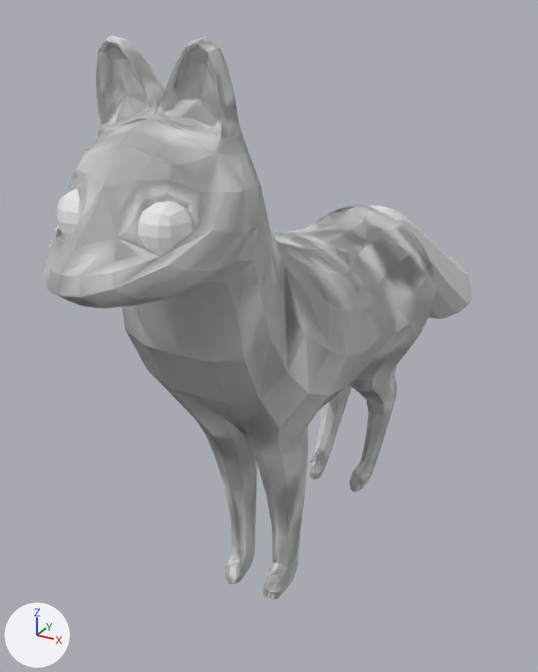
One commit to the Blender file 14.05.2025_Fox.blend: the scene before it, then after it.
The view is the same before and after, from a 50 mm lens placed at (3.64, -7.45, 3.1), pointed at (-0.72, 0.48, -0.86). The lights are fixed; the arrows at lower left show +X, +Y and +Z.

The first picture shows 'Fox'.
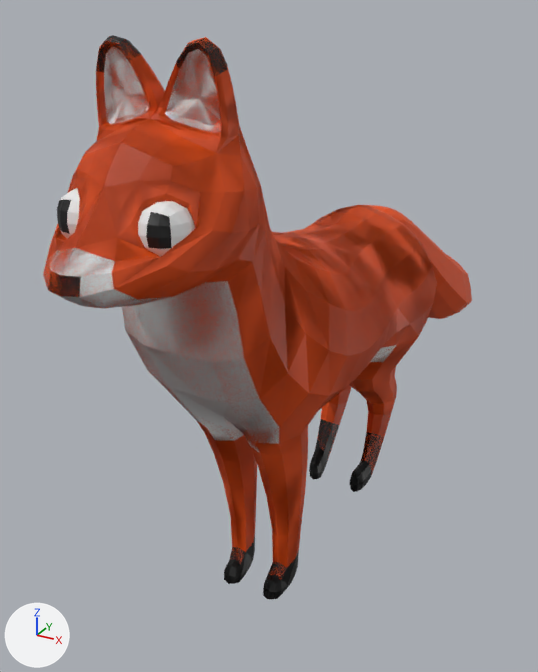
Commit message: Added color

Boxes [x1, y1, x2, y2] around the edits, measured in the pictures (538 x 672 px):
part 1 of me_mesh, recoloured
    both: [44, 37, 472, 580]
part 2 of me_mesh, recoloured (white to black)
    both: [309, 419, 384, 492]
part 3 of me_mesh, recoloured (white to black)
    both: [224, 536, 299, 599]
part 4 of me_mesh, recoloured (white to black)
    both: [48, 35, 227, 297]

Patch to the scene script:
```diff
--- a/14.05.2025_Fox.blend.py
+++ b/14.05.2025_Fox.blend.py
@@ mat_fox_color_black @@
+mat_fox_color_black = principled_material('Fox_Color_Black')
+mat_fox_color_black.base_color = (0.0, 0.0, 0.0)  # black #000000
@@ mat_fox_color_orange @@
+mat_fox_color_orange = principled_material('Fox_Color_Orange')
+mat_fox_color_orange.base_color = (0.801, 0.0761, 0.0)  # orange #e74e00
@@ me_mesh @@
 me_mesh.from_pydata(...)  # 2693 vertices, 2776 faces; spans x -1.18..1.18, y -3.86..6.2, z -3.46..2.92
 # used by ob_fox; location = (0.0, 0.0, 0.0)
+# me_mesh part 1: 2071 of the faces centred in x -1.14..1.14, y -3.83..6.19, z -3.29..2.9 switch from mat_fox_material (white #e7e7e7) to mat_fox_color_orange (orange #e74e00)
+# me_mesh part 2: 144 of the faces centred in x -0.49..0.49, y 1.13..1.84, z -3.43..-2.78 switch from mat_fox_material (white #e7e7e7) to mat_fox_color_black (black #000000)
+# me_mesh part 3: 140 of the faces centred in x -0.42..0.42, y -1.35..-0.8, z -3.42..-3.11 switch from mat_fox_material (white #e7e7e7) to mat_fox_color_black (black #000000)
+# me_mesh part 4: 58 of the faces centred in x -0.55..0.55, y -3.83..-2.46, z 1.34..2.9 switch from mat_fox_material (white #e7e7e7) to mat_fox_color_black (black #000000)
```
